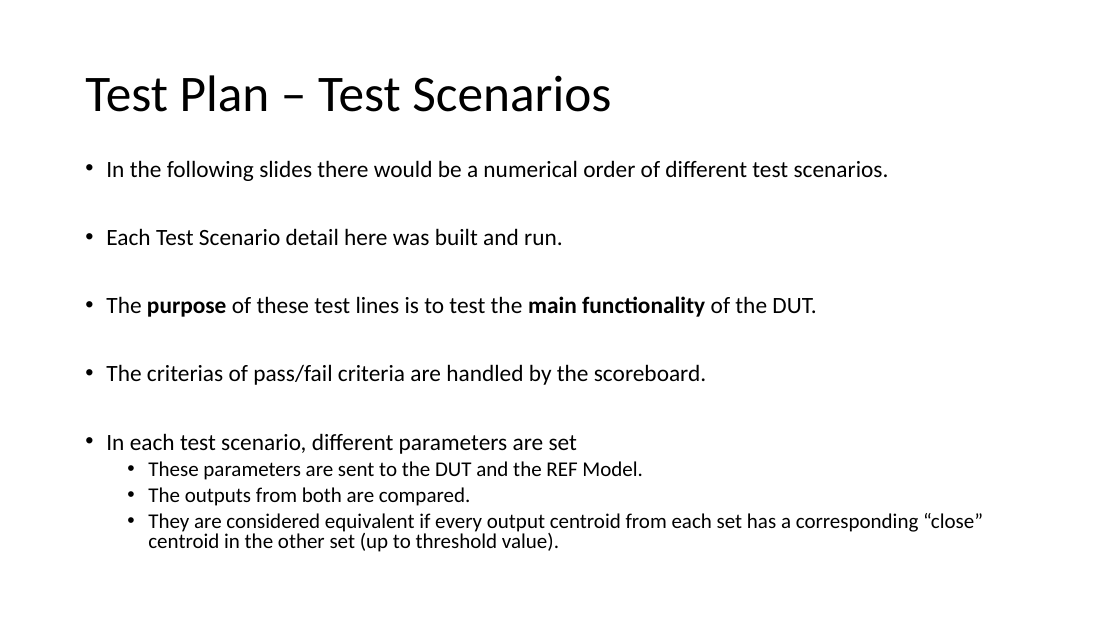
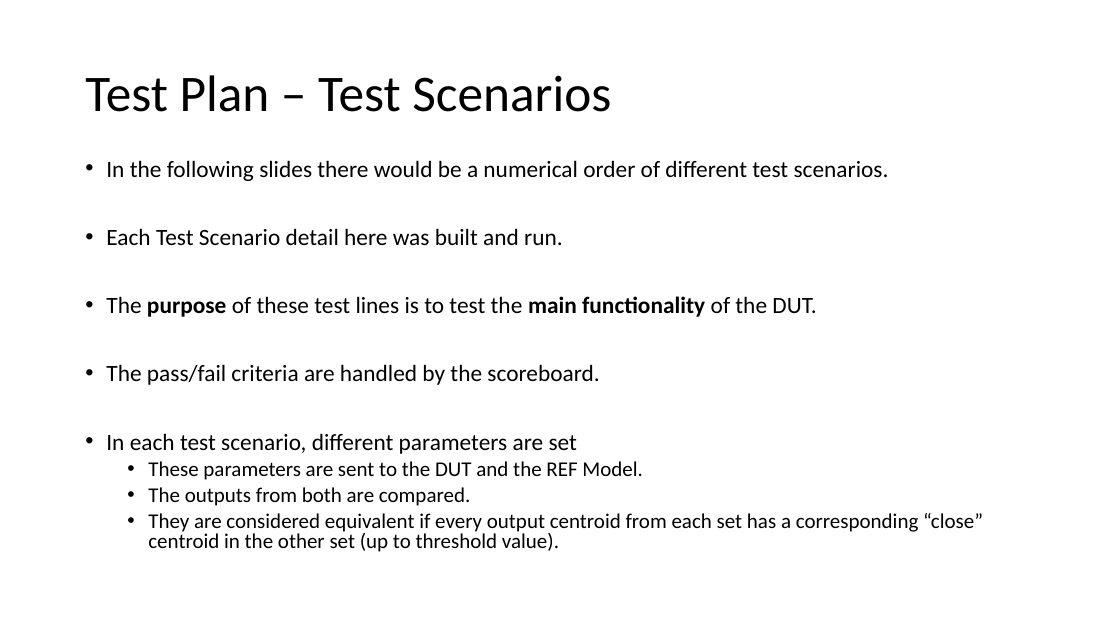
Before and after one commit to liotahuf/UVM_project, a slide deck: slide 25 of Final presentation 3.pptx. Drawn at 1120x630 pixels with LibreOffice and Linux fonts; fonts in the diff are those of the drawing. Boxes give left, top, right and bottom in pixels: in the first picture for what was removed or moved away, otherwise in the second. Text is boxed around its words. In the diff, an @@ line names an element or a change of style, - is before the commit and + after.

```diff
--- a/Final presentation 3.pptx
+++ b/Final presentation 3.pptx
@@ text at <box>106,364,599,385</box>: text changed @@
-• The criterias of pass/fail criteria are handled by the scoreboard.
+• The pass/fail criteria are handled by the scoreboard.
```
Also in this commit, not shown: 3 other slides changed, 1 other file.
